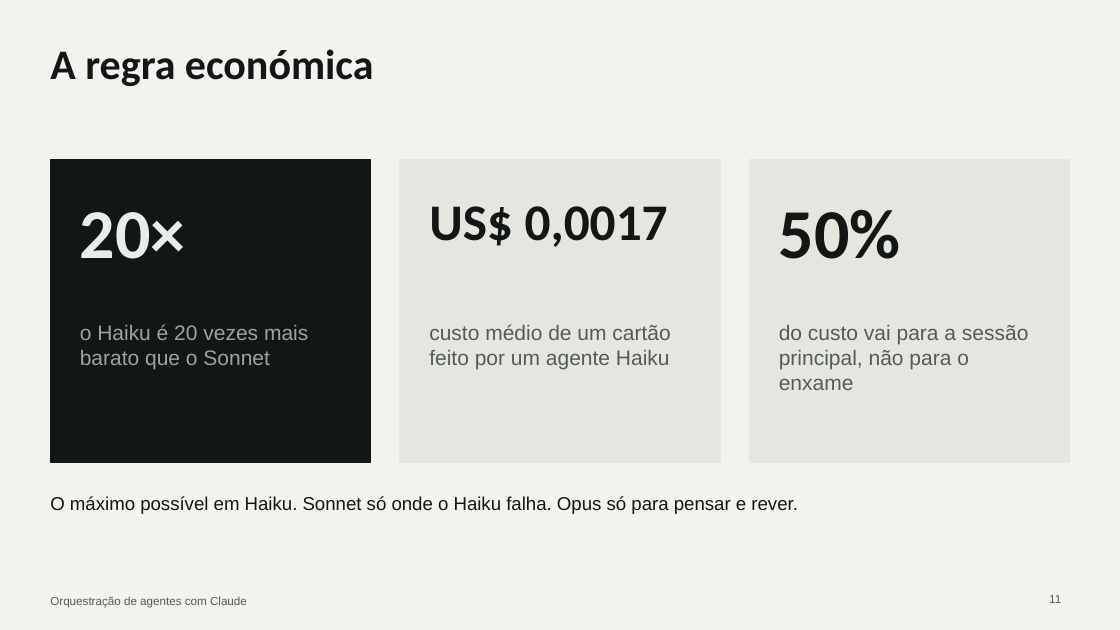
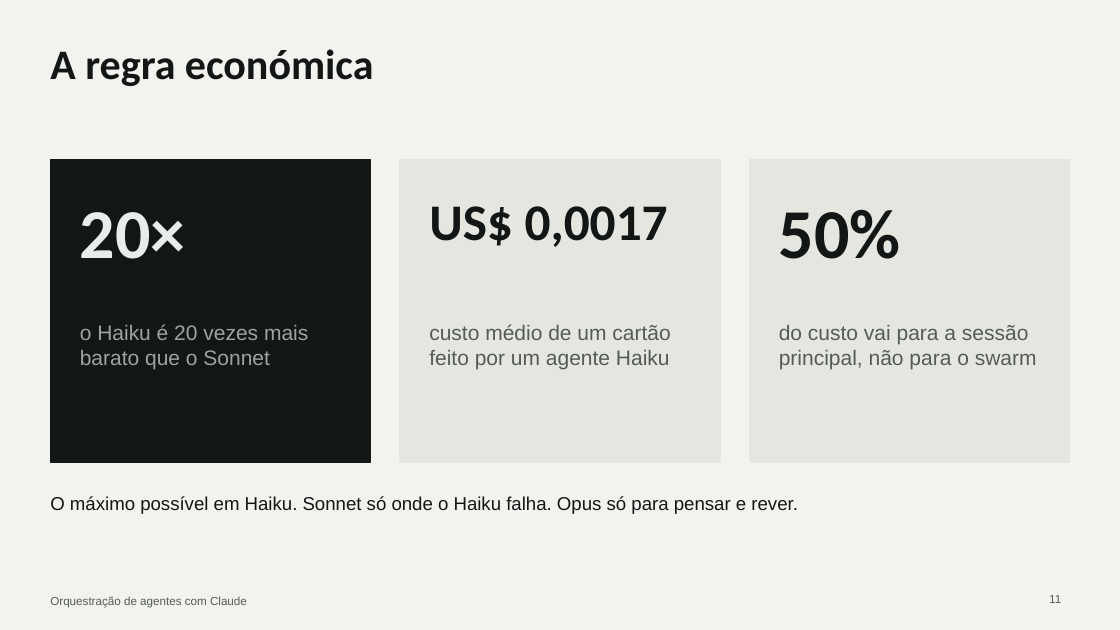
Before and after one commit to cx-guilherme-pinto/workshop-claude, a slide deck: slide 11 of slides/workshop.pptx. Drawn at 1120x630 pixels with LibreOffice and Linux fonts; fonts in the diff are those of the drawing. Boxes give left, top, right and bottom in pixels: in the first picture for what was removed or moved away, otherwise in the second. Text is boxed around its words. In the diff, an @@ line names an element or a change of style, - is before the commit and + after.

```diff
--- a/slides/workshop.pptx
+++ b/slides/workshop.pptx
@@ text at (x1=779, y1=325, x2=1037, y2=369): text changed @@
-do custo vai para a sessão principal, não para o enxame
+do custo vai para a sessão principal, não para o swarm
```
Also in this commit, not shown: 12 other slides changed, 34 other files.
